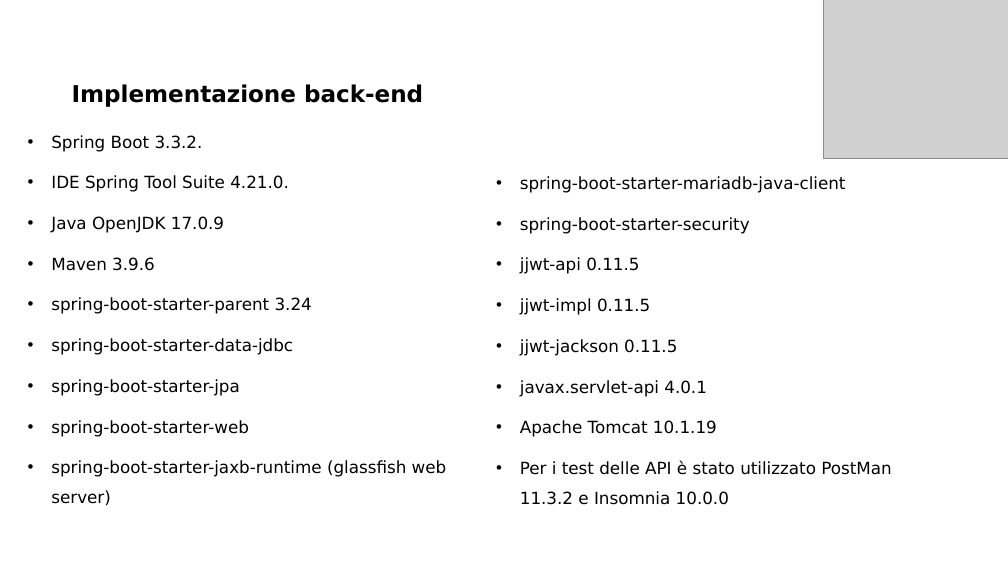
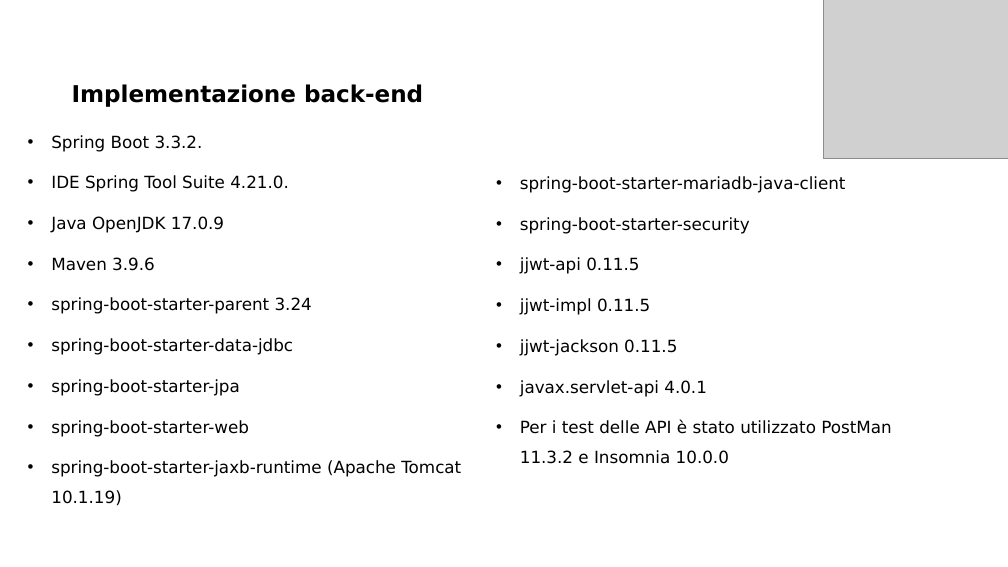
Before and after one commit to And97/myportfolio, a slide deck: slide 14 of documentazione/Presentazione SWAM.pptx. Drawn at 1008x567 pixels with LibreOffice and Linux fonts; fonts in the diff are those of the drawing; grey boxes stand for pictures; background and template pictures are left out. Boxes give left, top, right and bottom in pixels: in the first picture for what was removed or moved away, otherwise in the second. Text is boxed around its words. In the diff, an @@ line names an element or a change of style, - is before the commit and + after.

```diff
--- a/documentazione/Presentazione SWAM.pptx
+++ b/documentazione/Presentazione SWAM.pptx
@@ text at (x1=520, y1=420, x2=717, y2=437): paragraph removed @@
-• Apache Tomcat 10.1.19
@@ text at (x1=51, y1=460, x2=461, y2=506): text changed @@
-• spring-boot-starter-jaxb-runtime (glassfish web server)
+• spring-boot-starter-jaxb-runtime (Apache Tomcat 10.1.19)
```
Also in this commit, not shown: 13 other slides changed, 1 slide added, 4 other files.
